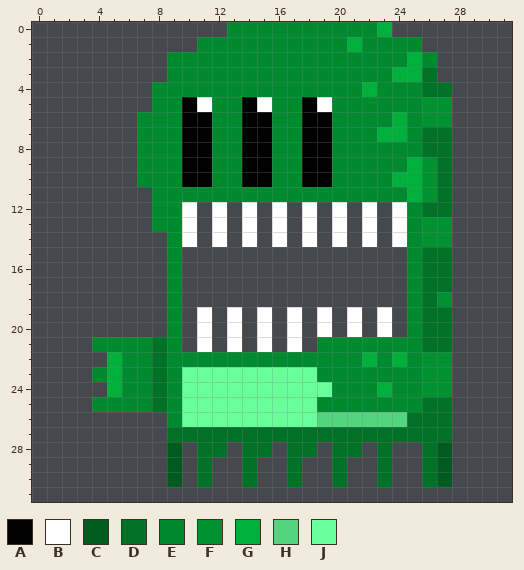
Pixel-art sprite: res/artwork/exports/alien2_walking_3.png. This is how it looked before the edit.
The file is 32x32 pixels.
Palette (. is transparent): A #000000  B #ffffff  C #015b20  D #007227  E #008a2f  F #009231  G #00b03c  H #54d47f  J #66ff99
Pixels before, first column x 4:
 0 .........EEEEEEEEEEG....
 1 .......EEEEEEEEEEGEEEE..
 2 .....EEEEEEEEEEEEEEEEGE.
 3 .....EEEEEEEEEEEEEEEGGD.
 4 ....EEEEEEEEEEEEEEGEEEDD
 5 ....EEABEEABEEABEEEEEEFF
 6 ...EEEAAEEAAEEAAEEEEGEFF
 7 ...EEEAAEEAAEEAAEEEGGEDD
 8 ...EEEAAEEAAEEAAEEEEEEDD
 9 ...EEEAAEEAAEEAAEEEEEGFD
10 ...EEEAAEEAAEEAAEEEEGGFD
11 ....EEEEEEEEEEEEEEEEEGFD
12 ....EEB.B.B.B.B.B.B.BEDD
13 ....EEB.B.B.B.B.B.B.BEFF
14 .....EB.B.B.B.B.B.B.BEFF
15 .....E...............EDD
16 .....E...............EDD
17 .....E...............EDD
18 .....E...............EDF
19 .....E.B.B.B.B.B.B.B.EDD
20 .....E.B.B.B.B.B.B.B.EDD
21 EEEEDE.B.B.B.B.EEEEEEEDD
22 .GEEDEEEEEEEEEEEEEGEGEFF
23 EGEEDEJJJJJJJJJEEEEEEEFF
24 .GEEDEJJJJJJJJJJEEEGEEFF
25 EEEEDEJJJJJJJJJEEEEEEEDD
26 .....EJJJJJJJJJHHHHHHDDD
27 .....DDDDDDDDDDDDDDDDDDD
28 .....C.DD.DD.DD.DD.D..DC
29 .....C.D..D..D..D..D..DC
30 .....C.D..D..D..D..D..DC
The result:
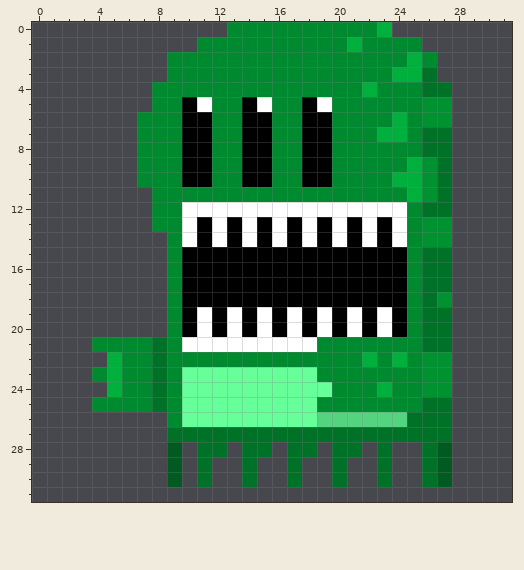
Change:
y 12: x 11 . -> B; x 13 . -> B; x 15 . -> B; x 17 . -> B; x 19 . -> B; x 21 . -> B; x 23 . -> B
y 13..14: x 11 . -> A; x 13 . -> A; x 15 . -> A; x 17 . -> A; x 19 . -> A; x 21 . -> A; x 23 . -> A
y 15..18: x 10..24 ............... -> AAAAAAAAAAAAAAA
y 19..20: x 10 . -> A; x 12 . -> A; x 14 . -> A; x 16 . -> A; x 18 . -> A; x 20 . -> A; x 22 . -> A; x 24 . -> A
y 21: x 10 . -> B; x 12 . -> B; x 14 . -> B; x 16 . -> B; x 18 . -> B
Where, in picture pixels (left, top, right, bottom), the same in both pictures:
added: (182, 202, 407, 352)
